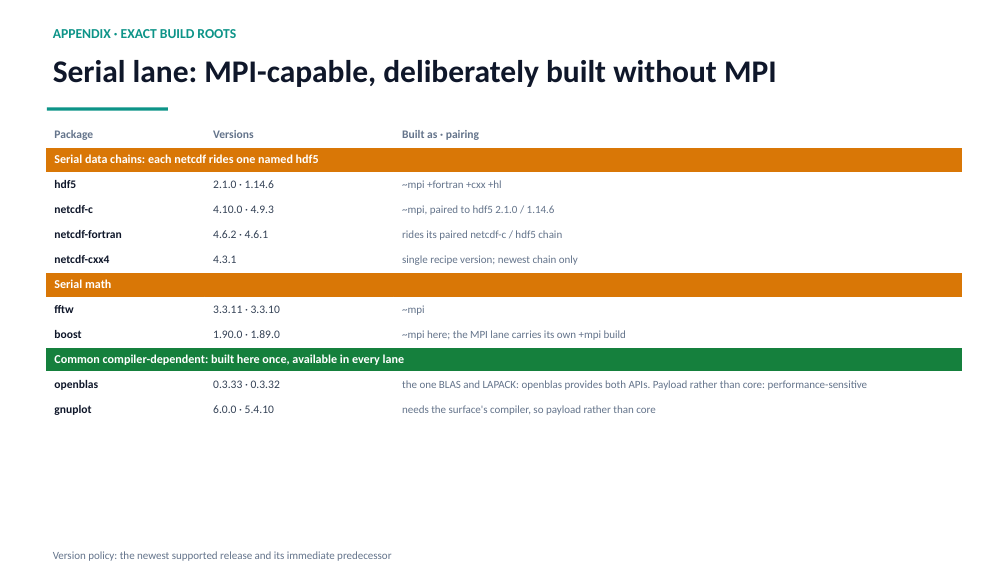
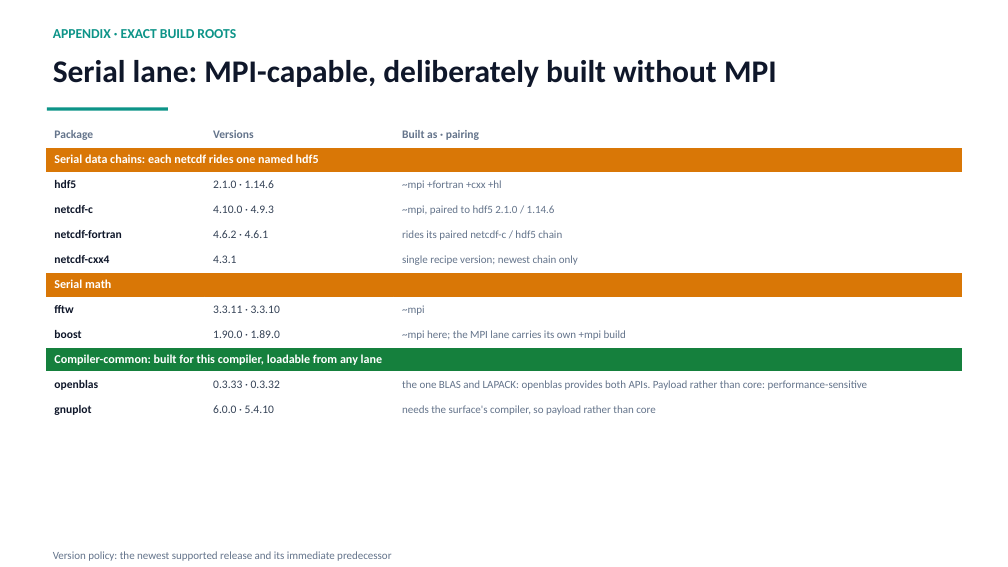
Before and after one commit to ray12514/stack-planning, a slide deck: slide 13 of presentations/cse_lanes_model.pptx. Drawn at 1008x567 pixels with LibreOffice and Linux fonts; fonts in the diff are those of the drawing. Boxes give left, top, right and bottom in pixels: in the first picture for what was removed or moved away, otherwise in the second. Text is boxed around its words. In the diff, an @@ line names an element or a change of style, - is before the commit and + after.

Commit message:
Compiler-common is its own group, not a tenant of Serial
Placement asks three independent questions: is the package
compiler-dependent, is it lane-specific, and is it automatically in the
view or explicitly loaded. Earlier revisions collapsed them, which is
what made BLAS placement feel arbitrary and forced Serial to hold two
unrelated classes of software.

Answering them separately gives four groups, and Foundation turns out to
be defined by exposure behaviour rather than by what its packages are.
That is why zlib and OpenBLAS feel alike, since neither has an MPI
dimension, yet belong apart: one is linked without being chosen, the
other is chosen.

Compiler-common becomes a sibling of Core rather than something built by
and inherited from Serial. The two special cases the old ownership forced
(a warning when a column has no serial lane to own the shared root, a
hard error when two claim it) do not survive the change, because there is
no owner to be ambiguous about. The implementation still hangs it off
Serial and now trails the design; that is recorded where the old section
was, per the doc-first rule.

```diff
--- a/presentations/cse_lanes_model.pptx
+++ b/presentations/cse_lanes_model.pptx
@@ table at box(45, 123, 963, 422) @@
-row 10, column 1: Common compiler-dependent: built here once, available in every lane
+row 10, column 1: Compiler-common: built for this compiler, loadable from any lane
```
Also in this commit, not shown: 3 other slides changed, 3 other files.
